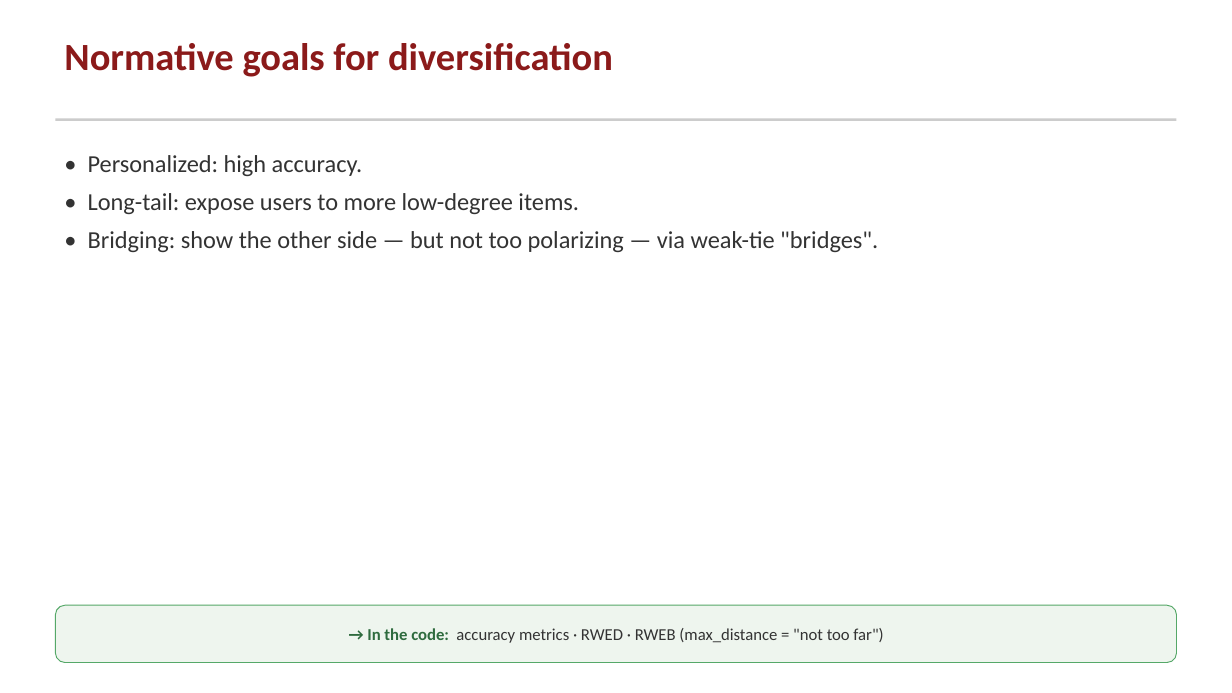
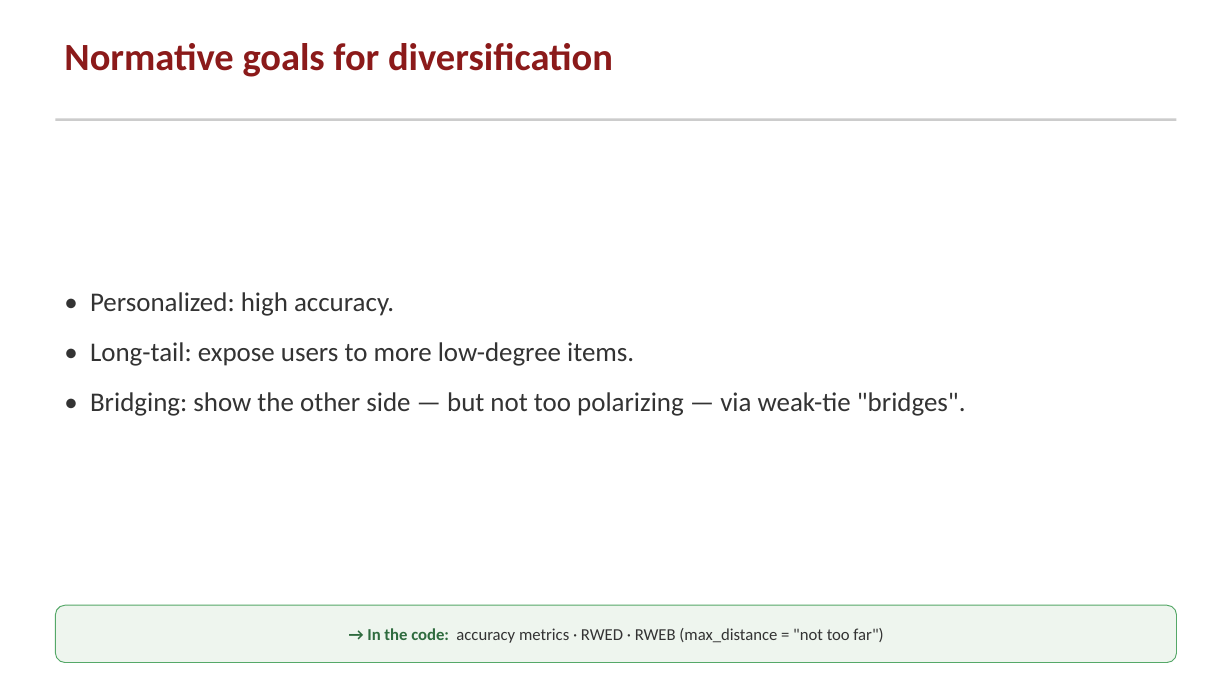
Before and after one commit to greenwichg/random_walks_with_erasure, a slide deck: slide 9 of docs/RWE_talk.pptx. Drawn at 1232x693 pixels with LibreOffice and Linux fonts; fonts in the diff are those of the drawing. Boxes give left, top, right and bottom in pixels: in the first picture for what was removed or moved away, otherwise in the second. Text is boxed around its words. In the diff, an @@ line names an element or a change of style, - is before the commit and + after.

```diff
--- a/docs/RWE_talk.pptx
+++ b/docs/RWE_talk.pptx
@@ text "• Personalized: high accuracy.": place and size @@
-text "• Personalized: high accuracy." at [88, 155, 878, 252]
+text "• Personalized: high accuracy." at [90, 292, 966, 416]
@@ text "• Personalized: high accuracy." at [90, 292, 966, 416]: size 19 to 21 pt; more space between paragraphs @@
```
Also in this commit, not shown: 16 other slides changed, 3 other files.
